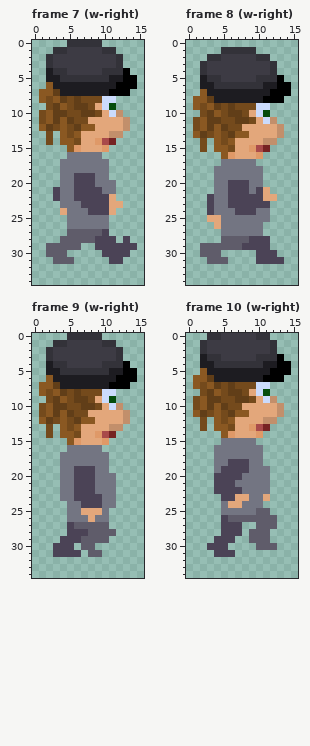
Two states of a pixel-art file, art/cfe-reb.aseprite. Above: the version before the commit.
16x35 pixels, 14 frames. Colours within 5 levels of each other are drawn and written as one. Shown: frame 7 (w-right), frame 8 (w-right), frame 9 (w-right), frame 10 (w-right). The commit also changed other frames, which this record leaves out.
The same view after the edit:
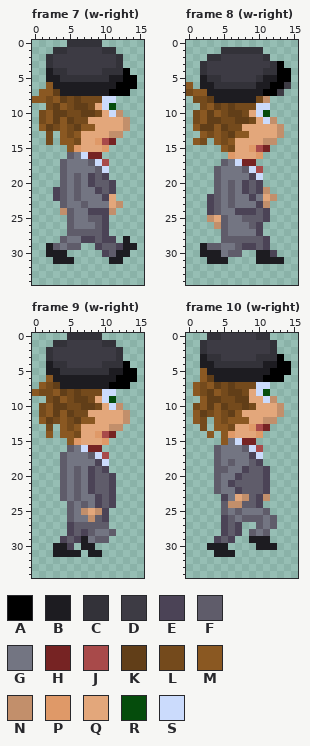
Palette (. is transparent): A #000000  B #1d1c21  C #333239  D #3d3b44  E #4b4356  F #5f5c6a  G #737582  H #762323  J #a84a4a  K #613e18  L #744a1c  M #8a5822  N #c28f6b  P #df9968  Q #e3a77b  R #054c0c  S #cbdbfc
The author wrote: Fully painted walk-right
Changes in this commit:
--- frame 7 (w-right), layer "reb"
@@ x 0..2 @@
  7 .MM
- 8 .ML
+ 8 MML
  9 ..L
@@ x 0..15 @@
 15 .....MPQQQP.....
-16 .....GGGGG......
-17 ....GGGGGGG.....
-18 ....GGGGGGG.....
-19 ....GGEEEGG.....
-20 ....GGEEEGGG....
-21 ...EGGEEEEGG....
-22 ...EGGEEEEEQ....
-23 ....GGGEEEEQQ...
-24 ....QGGGEEEQ....
-25 .....GGGGGG.....
-26 .....GGGGGG.....
+16 .....FGSHH......
+17 ....FGGGFSJ.....
+18 ....FGGGGFS.....
+19 ....FGFGEFE.....
+20 ....FGFGEFFE....
+21 ...EFGFGGEFE....
+22 ...EFGFGGGEQ....
+23 ....FGGFGGGQN...
+24 ....NFGGEEEN....
+25 .....FGGFFE.....
+26 .....FGGGFE.....
 27 .....FFFFFE.....
-28 ....FFFFFEEE.E..
-29 ..FFFFF..EEEEEE.
-30 ..FFF.....EEEE..
-31 ...FFF.....EE...
+28 ....FGGEEFEE.B..
+29 ..BFGFF..EFFEBB.
+30 ..BBB.....EFBB..
+31 ...BBB.....BB...
 32 ................
--- frame 8 (w-right), layer "reb"
@@ x 0..15 @@
  0 ................
- 1 .....CCCCC......
- 2 ...CCDDDDDCC....
- 3 ..CDDDDDDDDDC...
- 4 ..CDDDDDDDDDC...
- 5 ..BCCDDDDDCCCA..
- 6 ..BBCCCCCCCBBAA.
- 7 ..MBBBBBBBBBAAA.
- 8 .MMKBBBBBBBAAA..
- 9 .MLMKLKLLLSS....
-10 ..LKMLKKLQSR....
+ 1 .....CCCCCC.....
+ 2 ...CCDDDDDDC....
+ 3 ..CDDDDDDDDDCA..
+ 4 ..CDDDDDDDDCCAA.
+ 5 ..BCCDDDDDCBBAA.
+ 6 M.BBCCCCCCBBAAD.
+ 7 LMMBBBBBBBBAAD..
+ 8 .LLKBBBBBBLN....
+ 9 ..LMKLKLLLSS....
+10 .LMKMLKKLQSR....
 11 .LMKKLLKKLQSN...
-12 .LMKMKLLQQQQQN..
-13 .MKLMLKMMQQQQN..
-14 ..L.MLMQQQQNN...
-15 ..L.MMLQQPJH....
-16 .....MPQQQP.....
-17 .....GGGGG......
-18 ....GGGGGGG.....
-19 ....GGGGGGG.....
-20 ....GGEEEGG.....
-21 ....GGEEEGEQ....
-22 ...EGGEEEEEQQ...
-23 ...EGGEEEEEE....
-24 ...EGGGEEEGG....
-25 ...QQGGGGGGG....
-26 ....QGGGGGG.....
-27 .....GGGGGG.....
-28 .....FFFFEEE....
-29 ..FFFFFFEEEE....
-30 ..FFF.....EEE...
-31 ...FFF....EEEE..
+12 .MKKMKLLQQQQQN..
+13 ..MLMLKMMQQQQN..
+14 .ML.MLMQQQQNN...
+15 .....MLQQPJH....
+16 ......PQQQP.....
+17 .....FGSHH......
+18 ....FGGGFSJ.....
+19 ....FGGGGES.....
+20 ....FGFGEFE.....
+21 ....FGFGEFEN....
+22 ...EFGFGGEGQN...
+23 ...EFGFGGGEN....
+24 ...EFGGEEEFE....
+25 ...NQFGGFFFE....
+26 ....NFGGGFE.....
+27 .....FGGGGE.....
+28 .....FFFFFFE....
+29 ..BFFGGFEEFE....
+30 ..BBBGFF..BBE...
+31 ...BBB....BBBB..
 32 ................
--- frame 9 (w-right), layer "reb"
@@ x 0..4 @@
  6 ..MBB
- 7 .MMKB
- 8 .MLMK
+ 7 .MLKB
+ 8 MLLMK
  9 ..LKM
@@ x 0..15 @@
 13 ..L.MLMQQQQNN...
-14 ..L.MMLQQPJH....
+14 ..M.MMLQQPJH....
 15 .....MPQQQP.....
-16 .....GGGGG......
-17 ....GGGGGGG.....
-18 ....GGGGGGG.....
-19 ....GGEEEGG.....
-20 ....GGEEEGGG....
-21 ....GGEEEGGG....
-22 ....GGEEEGGG....
-23 ....GGEEEEGG....
-24 .....GGEEEGG....
-25 .....GGQQQG.....
-26 .....GGGQGG.....
+16 .....FGSHH......
+17 ....FGGGFSJ.....
+18 ....FGGGGES.....
+19 ....FGFGEFE.....
+20 ....FGFGEFFE....
+21 ....FGFGEFFE....
+22 ....FGFGEFFE....
+23 ....FGFGGEFE....
+24 .....FGFGEFE....
+25 .....FGNQNE.....
+26 .....FGGNFE.....
 27 .....EFFFFF.....
-28 .....EEEFFFF....
-29 ....EEEFFFF.....
-30 ...EEE.FF.......
-31 ...EEEE.FF......
+28 .....EFEFGGF....
+29 ....EFEBGFF.....
+30 ...BBE.BB.......
+31 ...BBBB.BB......
 32 ................
--- frame 10 (w-right), layer "reb"
@@ x 0..15 @@
  5 ..MBBBBBBBBBAAA.
- 6 .MMKBBBBBBBAAA..
+ 6 ..MKBBBBBBBAAA..
  7 .MLMKLKLLLSS....
- 8 ..LKMLKKLQSR....
- 9 .LMKKLLKKLQSN...
-10 .LMKMKLLQQQQQN..
-11 .MKLMLKMMQQQQN..
-12 ..L.MLMQQQQNN...
+ 8 .MLKMLKKLQSR....
+ 9 ..MKKLLKKQQSN...
+10 .LMKMKLLKLQQQN..
+11 .MKLMLKMQQQQQN..
+12 .ML.MLMMMQQNN...
 13 ..L.MMLQQPJH....
-14 .....MPQQQP.....
-15 .....GGGGG......
-16 ....GGGGGGG.....
-17 ....GGGGGGG.....
-18 ....GGEEEGG.....
-19 ....GEEEEGGG....
-20 ....EEEEGGGG....
-21 ....EEEGGGGG....
-22 ....EEEEGGGG....
-23 .....EEQQGGQ....
-24 .....GQQGGG.....
-25 .....GGGGGFF....
-26 .....EFFFFFFF...
-27 .....EEE..FFF...
-28 .....EEE.FFF....
-29 ....EEE..FFF....
-30 ...EEE....FFF...
-31 ....EEE.........
+14 ...M.MPQQQP.....
+15 .....MGSHH......
+16 ....FGGGFSJ.....
+17 ....FGGGGES.....
+18 ....FGFGGFE.....
+19 ....FFGGEFFE....
+20 ....FGGEFFFE....
+21 ....FGEFFFFE....
+22 ....FGGEFFFE....
+23 .....EGQNFEN....
+24 .....FNNFFE.....
+25 .....FGFGGGF....
+26 .....EFGFFFGF...
+27 .....EFE..FGF...
+28 .....EFE.FGF....
+29 ....EFE..BBB....
+30 ...BBB....BBB...
+31 ....BBB.........
 32 ................
Changed places in both pictures, as pixel boxes (x1, y1, x2, y2):
added: (32, 96, 39, 103)
changed: (46, 152, 137, 264)
changed: (186, 47, 291, 264)
changed: (32, 382, 53, 396)
changed: (46, 431, 116, 557)
changed: (193, 375, 277, 557)
